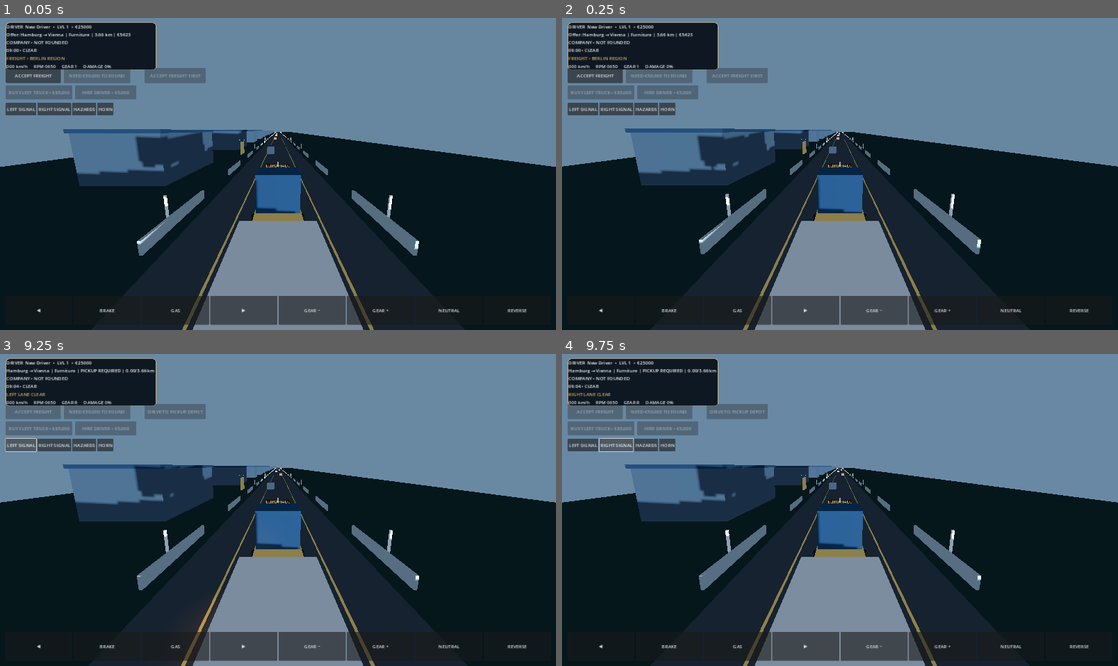
Above: before the commit, frames 1-4 (two rows, left to right).
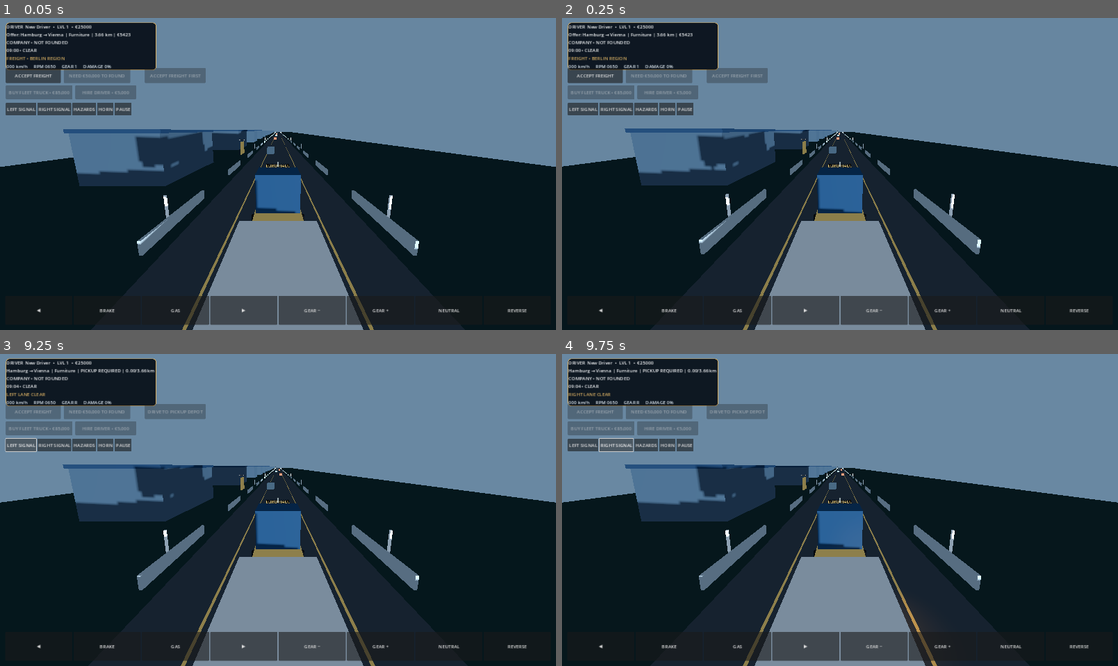
Above: after the commit, the same moments.

Repository: haseebop668-a11y/EURO-HAUL
Game: Godot game, scene res://Scenes/Main.tscn
Same seed, same stepped clock (60 frames per second), same inputs: the game is played once before the commit and once after it.
Inputs (mouse positions are in pixels of both pictures, inside the frame that each line leads up to):
- Up to frame 1 (0.05 s): no input
- Up to frame 2 (0.25 s): no input
- Up to frame 3 (9.25 s): click (122, 444) at 0.5 s, where only the run after the commit has a clickable "PAUSE"; click (122, 444) at 1.25 s, where only the run after the commit has a clickable "RESUME"; click "ACCEPT FREIGHT" at 2 s; click "◀" at 2.75 s; click "BRAKE" at 3.5 s; click "GAS" at 4.25 s; click "▶" at 5 s; click "GEAR −" at 5.75 s; click "GEAR +" at 6.5 s; click "NEUTRAL" at 7.25 s; click "REVERSE" at 8 s; click "LEFT SIGNAL" at 8.75 s
- Up to frame 4 (9.75 s): click "RIGHT SIGNAL" at 9.5 s

The runs differ from the first frame. In frame 1, 0.1% of the frame differs, in the area x 20-24%, y 27-32%; in frame 2, 0.1%; in frame 3, 0.2%, in the area x 13-52%, y 27-100%; in frame 4, 0.2%.

Commit message:
feat: add Android back and in-game pause resume controls

Diff:
--- a/Godot/Scripts/main.gd
+++ b/Godot/Scripts/main.gd
@@ -21,6 +21,7 @@
 var found_company_button: Button
 var buy_truck_button: Button
 var hire_driver_button: Button
+var pause_button: Button
 var near_pickup_depot := false
 var near_delivery_depot := false
 var touch_state := {"throttle": false, "brake": false, "left": false, "right": false}
@@ -71,6 +72,11 @@
 	_update_freight_action()
 
 func _notification(what: int) -> void:
+	if what == NOTIFICATION_WM_GO_BACK_REQUEST:
+		get_tree().paused = not get_tree().paused
+		if status_label != null:
+			status_label.text = "PAUSED" if get_tree().paused else "RESUMED"
+		return
 	if what == NOTIFICATION_APPLICATION_FOCUS_OUT or what == NOTIFICATION_APPLICATION_PAUSED or what == NOTIFICATION_WM_WINDOW_FOCUS_OUT:
 		for key in touch_state.keys():
 			touch_state[key] = false
@@ -315,6 +321,7 @@
 func _build_hud() -> void:
 	var layer := CanvasLayer.new()
 	layer.name = "HUD"
+	layer.process_mode = Node.PROCESS_MODE_ALWAYS
 	add_child(layer)
 	var panel := PanelContainer.new()
 	panel.position = Vector2(20, 18)
@@ -370,6 +377,14 @@
 	horn.text = "HORN"
 	horn.pressed.connect(func(): truck.sound_horn())
 	signal_row.add_child(horn)
+	pause_button = Button.new()
+	pause_button.text = "PAUSE"
+	pause_button.pressed.connect(func():
+		get_tree().paused = not get_tree().paused
+		pause_button.text = "RESUME" if get_tree().paused else "PAUSE"
+		status_label.text = "PAUSED" if get_tree().paused else "RESUMED"
+	)
+	signal_row.add_child(pause_button)
 	accept_freight_button = Button.new()
 	accept_freight_button.text = "ACCEPT FREIGHT"
 	accept_freight_button.position = Vector2(20, 175)
